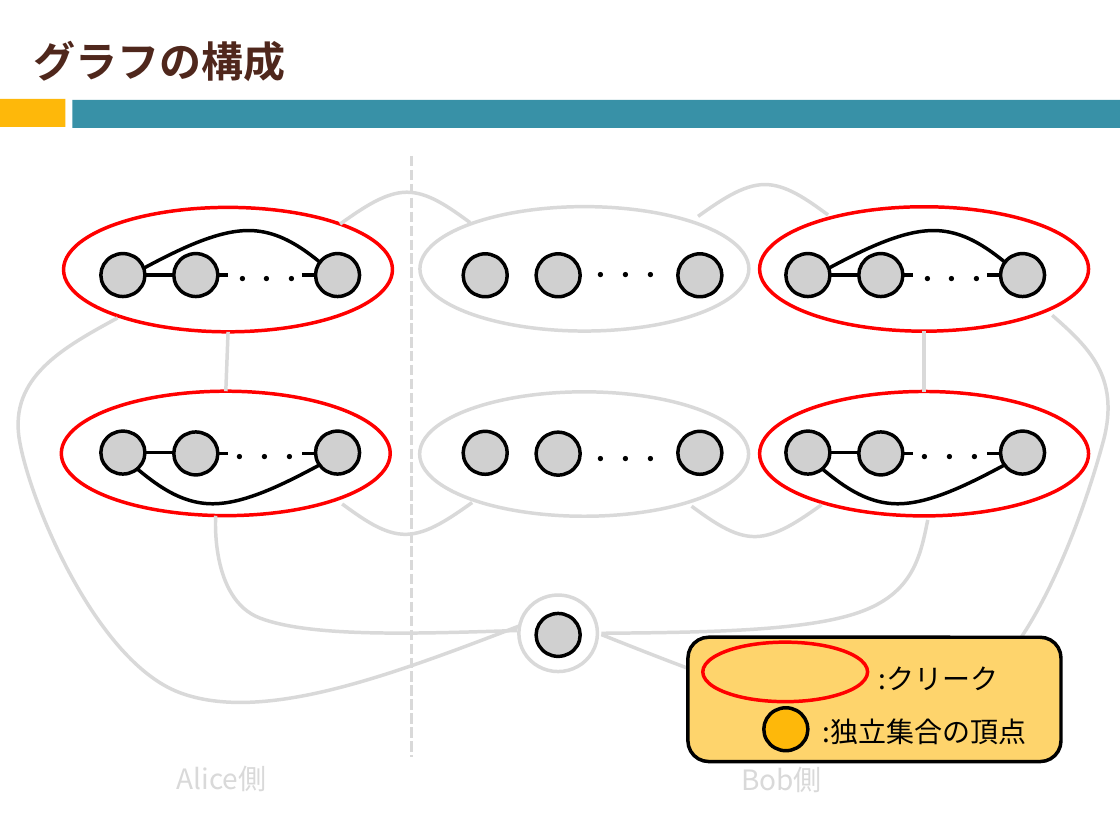
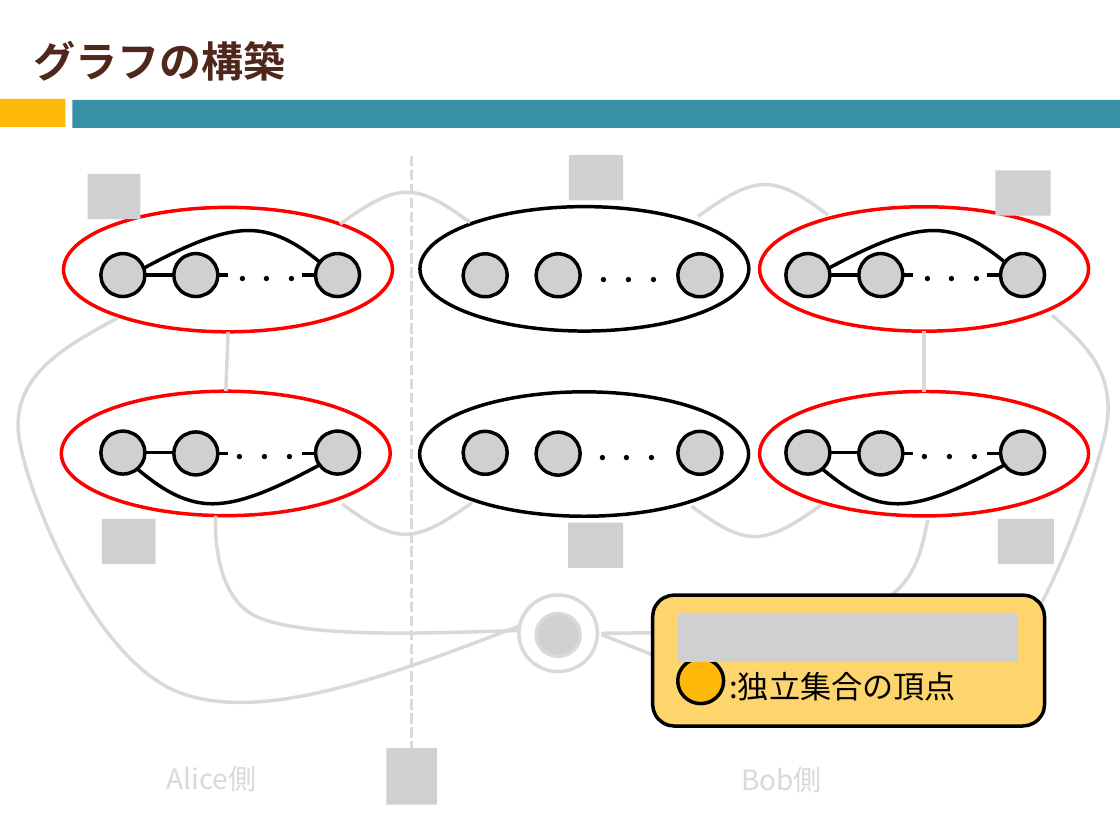
Before and after one commit to Izulabo-nitech/Distributed_Complexity_of_k-Maximal_Independent_Set_Verification, a slide deck: slide 21 of chukan/chukan2020_sato.pptx (slide 20 before the commit). Drawn at 1120x840 pixels with LibreOffice and Linux fonts; fonts in the diff are those of the drawing; grey boxes stand for pictures. Boxes give left, top, right and bottom in pixels: in the first picture for what was removed or moved away, otherwise in the second. Text is boxed around its words. In the diff, an @@ line names an element or a change of style, - is before the commit and + after.

```diff
--- a/chukan/chukan2020_sato.pptx
+++ b/chukan/chukan2020_sato.pptx
@@ title at (33, 41, 285, 81): text changed @@
-グラフの構成
+グラフの構築
@@ picture added at (87, 174, 140, 218) @@
@@ picture added at (569, 156, 623, 200) @@
@@ picture added at (996, 170, 1051, 215) @@
@@ ellipse at (420, 207, 749, 332): outline #D9D9D9 2.25 pt to #000000 2.25 pt @@
@@ text "・・・": place and size @@
-text "・・・" at (589, 272, 663, 277)
+text "・・・" at (592, 277, 666, 282)
@@ ellipse at (420, 392, 749, 516): outline #D9D9D9 2.25 pt to #000000 2.25 pt @@
@@ picture added at (102, 519, 156, 563) @@
@@ picture added at (568, 523, 623, 568) @@
@@ picture added at (998, 519, 1054, 563) @@
@@ rounded rectangle: place and size @@
-rounded rectangle at (688, 637, 1061, 762)
+rounded rectangle at (653, 595, 1045, 726)
@@ picture added at (678, 613, 1018, 662) @@
@@ ellipse: place and size @@
-ellipse at (764, 708, 808, 750)
+ellipse at (678, 659, 724, 703)
@@ ellipse removed at (703, 642, 868, 701) @@
@@ text ":独立集合の頂点": place and size @@
-text ":独立集合の頂点" at (823, 718, 1027, 745)
+text ":独立集合の頂点" at (729, 672, 956, 701)
@@ text ":独立集合の頂点" at (729, 672, 956, 701): size 18 to 20 pt @@
@@ text removed at (879, 666, 999, 690) @@
-:クリーク
@@ picture added at (386, 748, 437, 804) @@
@@ text "Alice側": place and size @@
-text "Alice側" at (177, 758, 267, 799)
+text "Alice側" at (167, 758, 257, 799)
```
Also in this commit, not shown: 8 other slides changed, 12 slides added, 4 slides removed.
